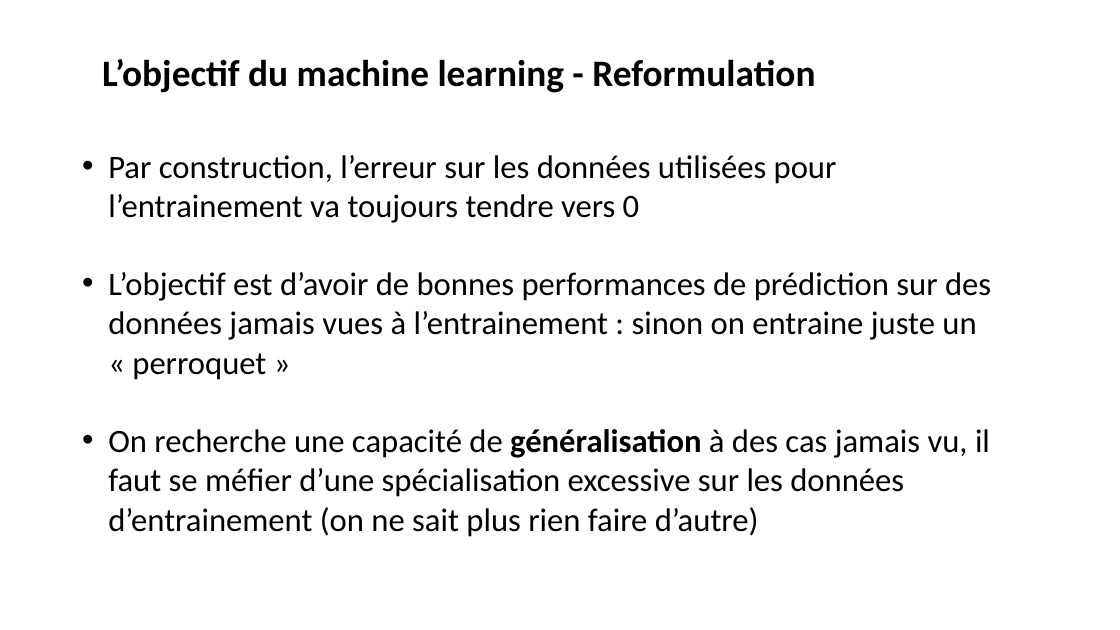
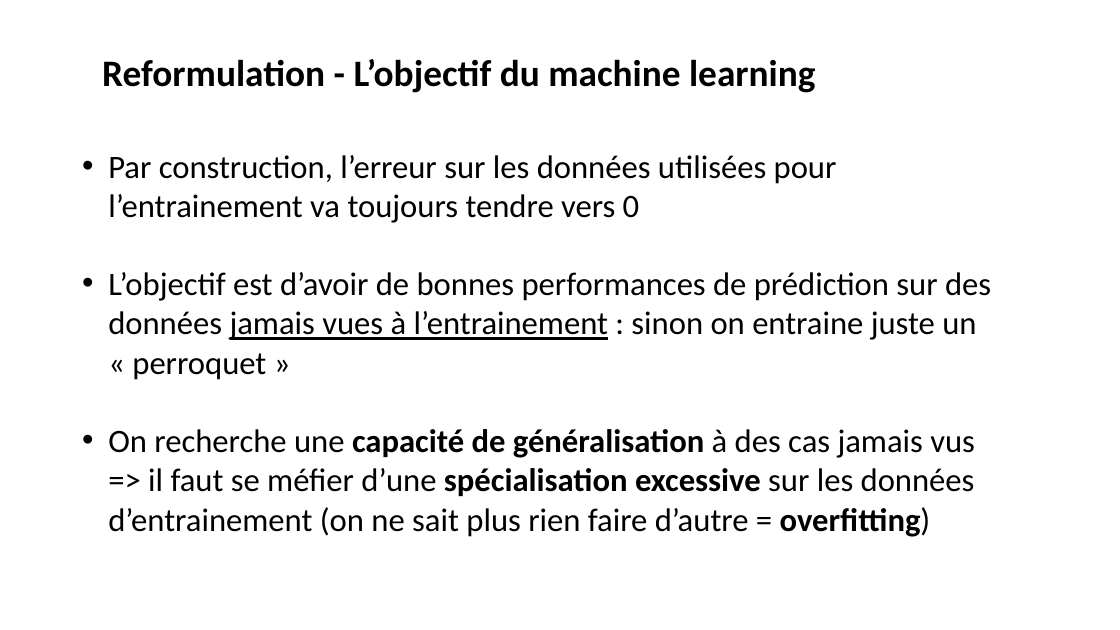
Before and after one commit to laurentprudhon/cours-deeplearning-2020, a slide deck: slide 6 of slides/02_production.pptx. Drawn at 1120x630 pixels with LibreOffice and Linux fonts; fonts in the diff are those of the drawing. Boxes give left, top, right and bottom in pixels: in the first picture for what was removed or moved away, otherwise in the second. Text is boxed around its words. In the diff, an @@ line names an element or a change of style, - is before the commit and + after.

```diff
--- a/slides/02_production.pptx
+++ b/slides/02_production.pptx
@@ text at bbox=[102, 59, 816, 93]: text changed @@
-L’objectif du machine learning - Reformulation
+Reformulation - L’objectif du machine learning
@@ text at bbox=[108, 272, 991, 380]: underline on in "jamais vues à l’entrainement" @@
@@ text at bbox=[108, 429, 975, 537]: text changed @@
-• On recherche une capacité de généralisation à des cas jamais vu, il faut se méfier d’une spécialisation excessive sur les données d’entrainement (on ne sait plus rien faire d’autre)
+• On recherche une capacité de généralisation à des cas jamais vus
+  => il faut se méfier d’une spécialisation excessive sur les données d’entrainement (on ne sait plus rien faire d’autre = overfitting)
```
Also in this commit, not shown: 4 other slides changed, 4 slides added, 1 slide removed.
